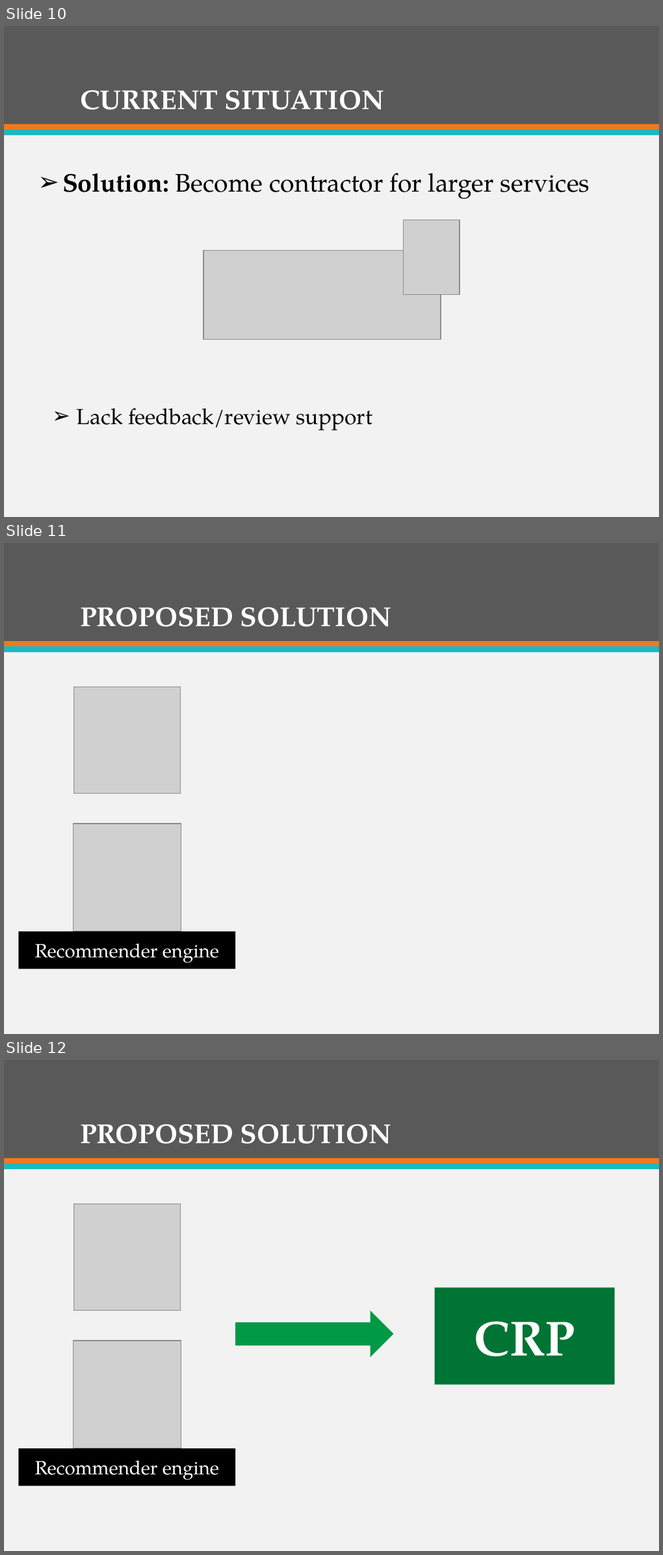
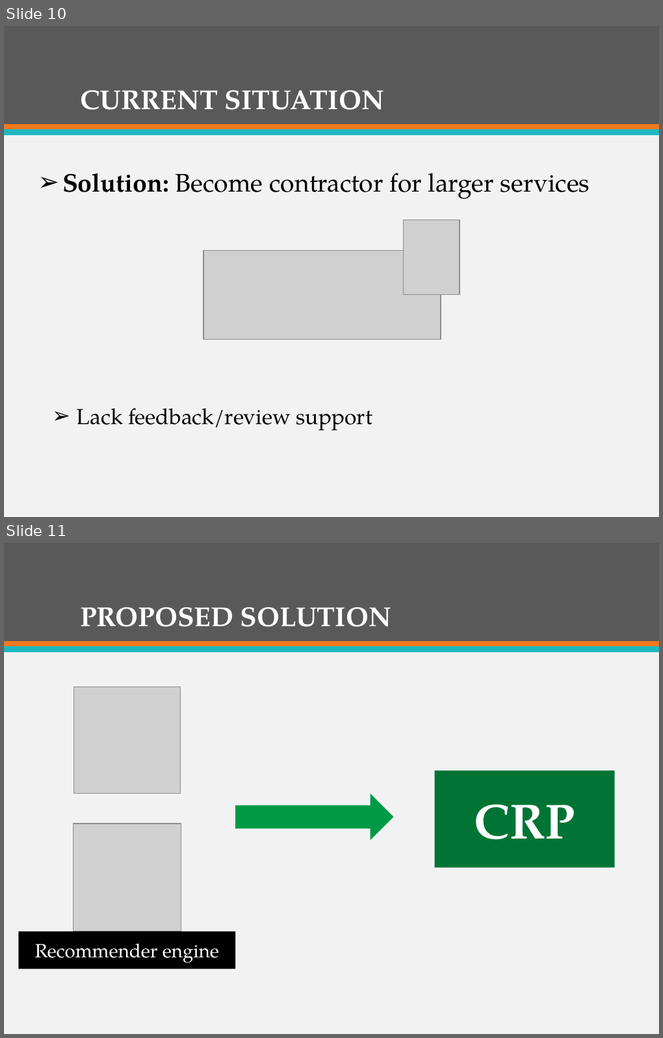
Before and after one commit to firzgard/CarRentalPortal, a slide deck: slide/CAR RENTAL PORTAL-Official.pptx. Shown one above the other, each under a label of ours: slides 10, 11 and 12 before the commit, slides 10 and 11 after it. The pictures are 663x1555 and 663x1038 pixels, drawn with LibreOffice and Linux fonts; fonts in the diff are those of the drawing; grey boxes stand for pictures. Boxes give left, top, right and bottom in pixels: in the first picture for what was removed or moved away, otherwise in the second. Text is boxed around its words. In the diff, an @@ line names an element or a change of style, - is before the commit and + after.

```diff
--- a/slide/CAR RENTAL PORTAL-Official.pptx
+++ b/slide/CAR RENTAL PORTAL-Official.pptx
@@ slide 11 removed at <box>4,543,659,1034</box>, background #F2F2F2; not listed: 3 template elements that a slide beside it also shows @@
@@ title removed at <box>80,607,391,627</box> @@
-PROPOSED SOLUTION
@@ picture removed at <box>74,687,180,794</box> @@
@@ picture removed at <box>73,824,181,932</box> @@
@@ rectangle removed at <box>18,932,235,969</box> @@
-Recommender engine
@@ what was slide 12 is now slide 11 @@
```
Also in this commit, not shown: 4 slides changed.
